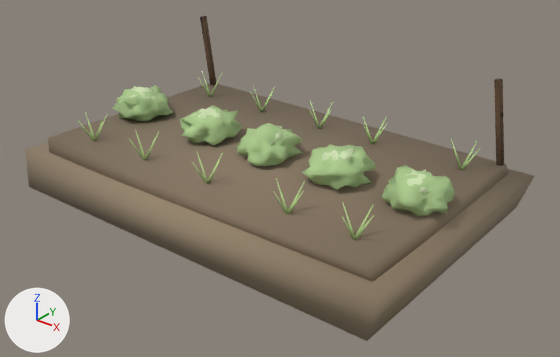
An edit to the glTF model assets/models/veg_plot.glb, drawn before and after from the same camera.
Rendered twice from a 50 mm lens placed at (2.75, -3.35, 2.21), pointed at (0.11, -0.05, 0.16). The axes (+X, +Y, +Z) are drawn at lower left. The lights are the same throughout. The first picture is the older version. Vertices at exactly the same position are counted once.

Names of what the first picture shows: 'geometry_0', 'geometry_1'.
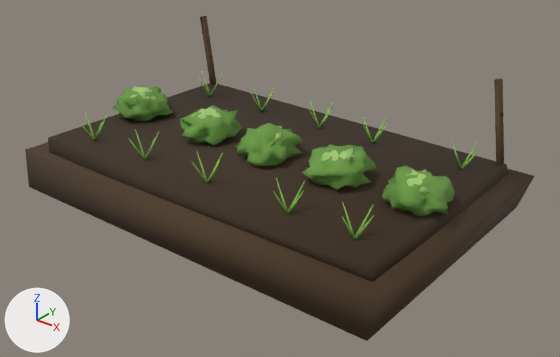
Changed parts and their boxes (x1, y1, x2, y2) in the pictures (560 x 357 px):
```json
{"part": 1, "of": "me_geometry_0", "change": "recoloured", "before": [25, 72, 534, 341], "after": [25, 72, 534, 341], "on screen": "darker"}
```

The change, as JSON lines over the scene's bpy script:
```json
{"block": "me_geometry_0", "where": "me_geometry_0.from_pydata(...)  # 2006 vertices, 3864 faces; spans x -1.36..1.34, y -0.88..0.89, z 0.0..0.5"}
{"block": "me_geometry_0", "where": "# used by ob_geometry_0; location = (0.0, 0.0, 0.0)"}
{"block": "me_geometry_0", "change": "me_geometry_0 part 1: 3864 faces centred in x -1.32..1.3, y -0.86..0.82, z 0.0..0.48 are repainted in the vertex colours; the middle colour goes from green #c4e49b to green #8bc653"}
```
